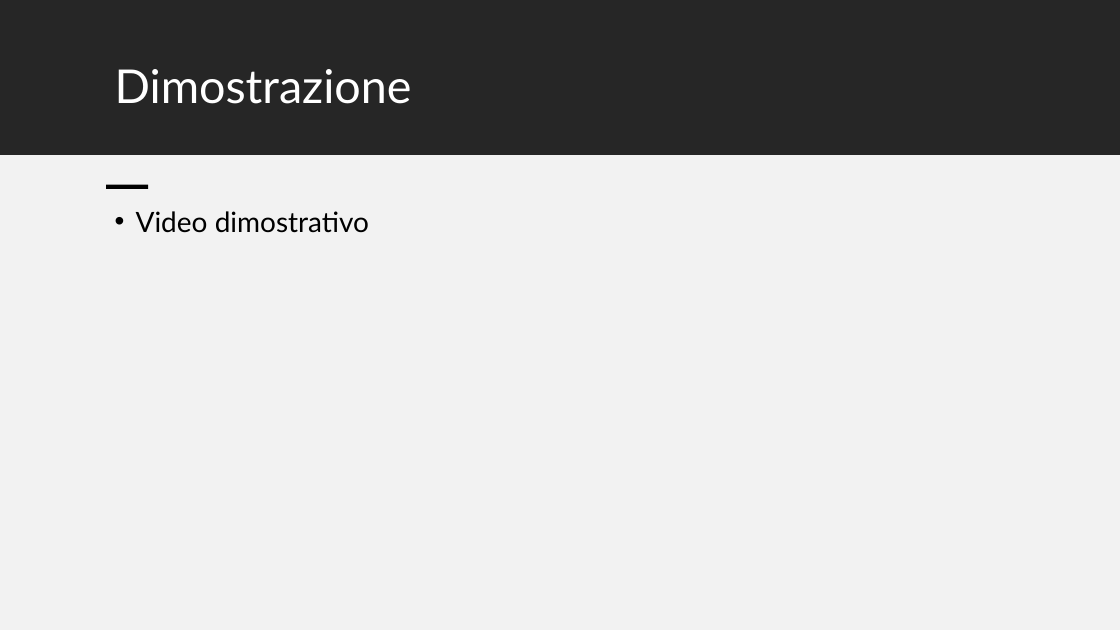
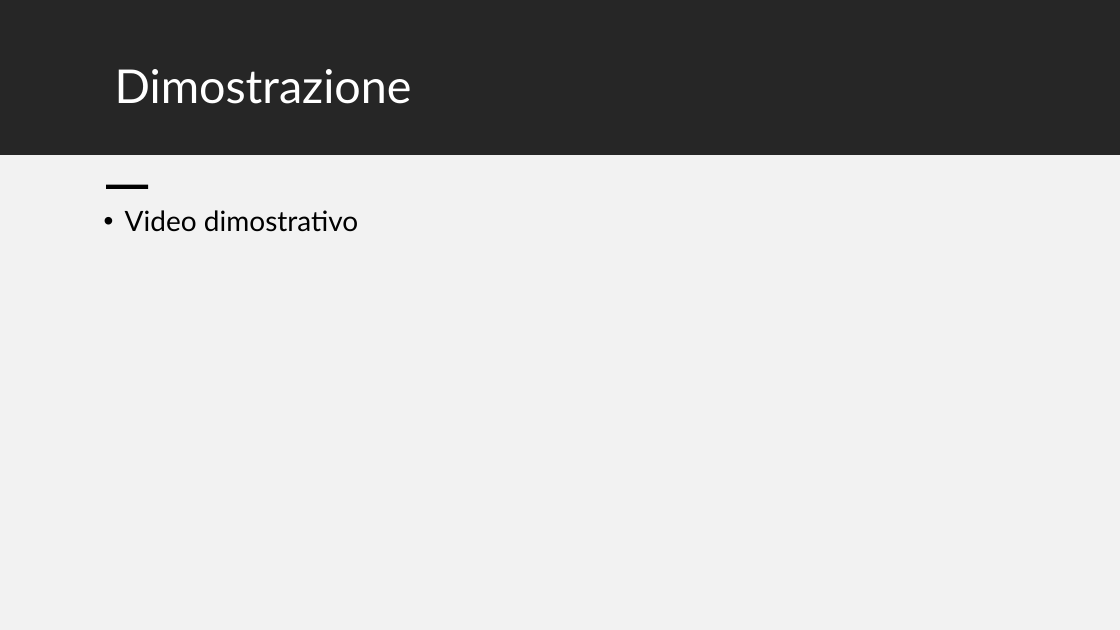
Before and after one commit to terminale89/Esercitazioni_meccatronica, a slide deck: slide 7 of Robotic sorter/Presentazione_mec.pptx (slide 6 before the commit). Drawn at 1120x630 pixels with LibreOffice and Linux fonts; fonts in the diff are those of the drawing. Boxes give left, top, right and bottom in pixels: in the first picture for what was removed or moved away, otherwise in the second. Text is boxed around its words. In the diff, an @@ line names an element or a change of style, - is before the commit and + after.

```diff
--- a/Robotic sorter/Presentazione_mec.pptx
+++ b/Robotic sorter/Presentazione_mec.pptx
@@ text "Video dimostrativo": place and size @@
-text "Video dimostrativo" at bbox=[136, 211, 369, 233]
+text "Video dimostrativo" at bbox=[125, 210, 358, 232]
```
Also in this commit, not shown: 1 other slide changed, 1 slide added, 1 other file.
